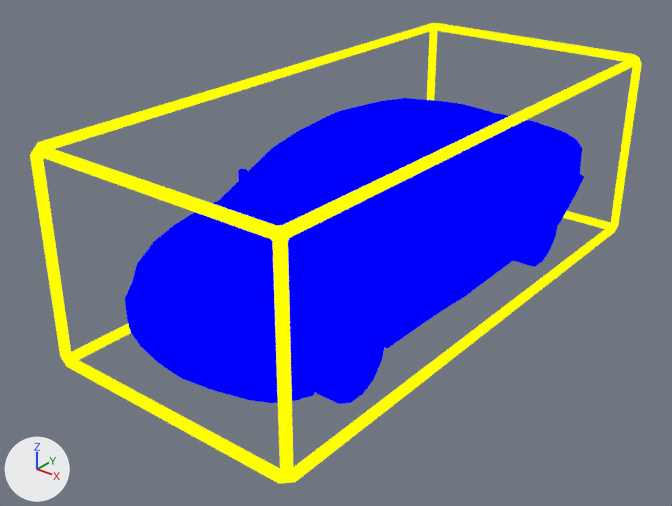
Renders of the glTF model static/map3d/model/carbox.glb from each side of a commit.
Both versions are drawn from a camera (50 mm lens) standing at (4.13, -5.72, 3.76) and looking at (-0.15, -0.38, 0.44). Lighting does not change. The marker at lower left points along +X, +Y and +Z. Where no turn or scale is listed for an object, it has been applied to the vertices.

The first picture shows 'Cube_Line', 'car'.
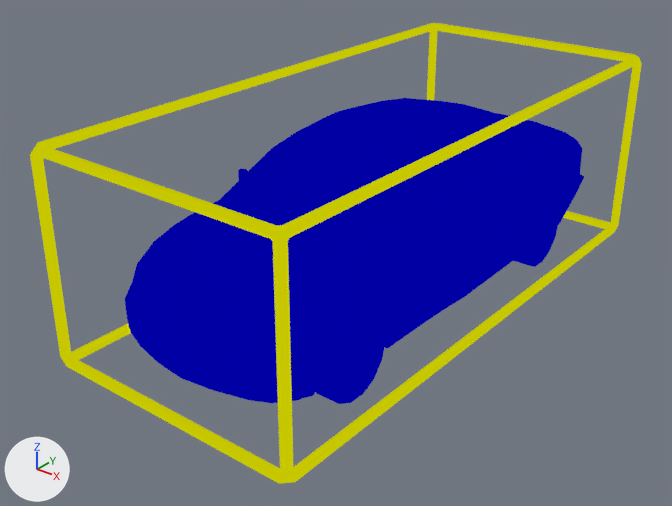
Changed parts and their boxes [x1, y1, x2, y2] in the pictures (672 x 506 px):
'car', recoloured
    both: [125, 98, 584, 404]
'Cube_Line', recoloured
    both: [30, 23, 642, 484]

Edits to the bpy script that builds the scene:
```text
Change mat_material_0:
    where n0 = _N.new('ShaderNodeEmission'); n0.name = 'Emission'
    n0.inputs[0].default_value: (1.0, 1.0, 0.0, 1.0) -> (0.569, 0.569, 0.0, 1.0)  # 'Color', yellow #ffff00 -> 'Color', yellow #c7c700
Change mat_material_1:
    where n0 = _N.new('ShaderNodeEmission'); n0.name = 'Emission'
    n0.inputs[0].default_value: (0.0, 0.0, 1.0, 1.0) -> (0.0, 0.0, 0.369, 1.0)  # 'Color', blue #0000ff -> 'Color', blue #0000a4
```
